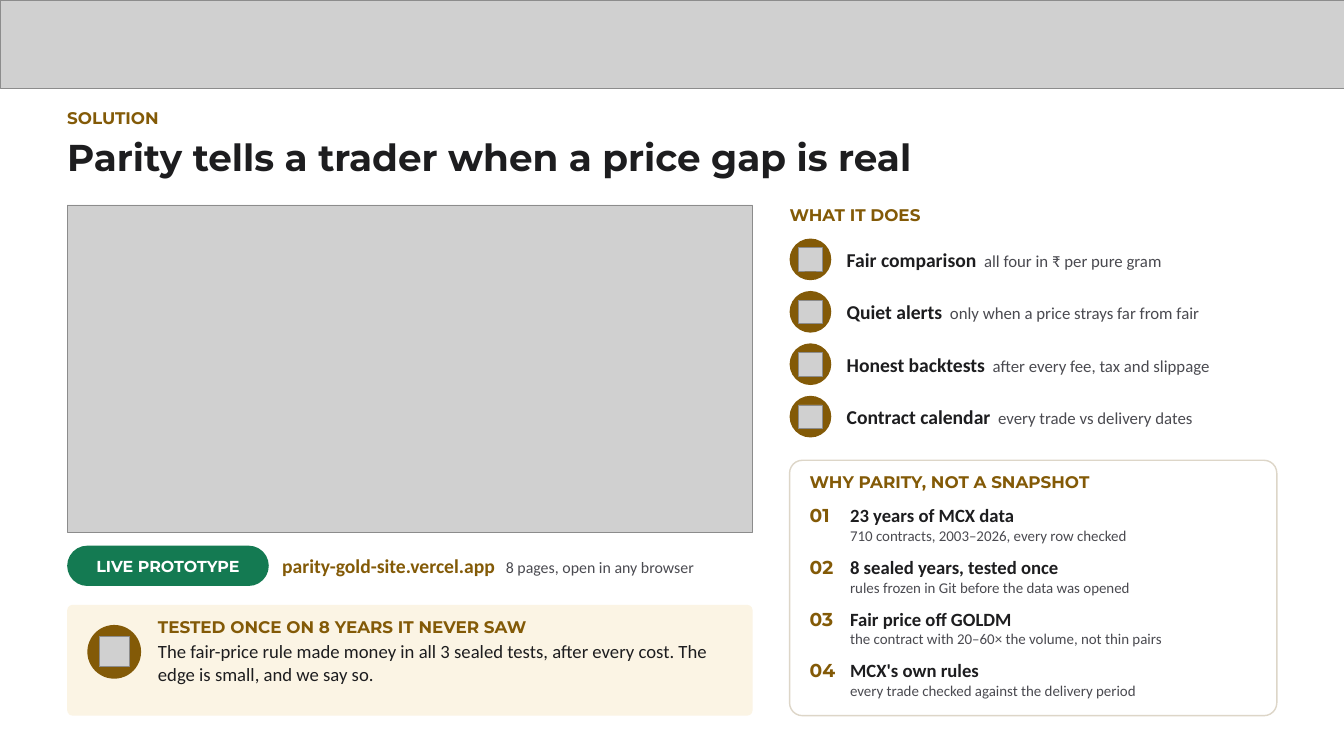
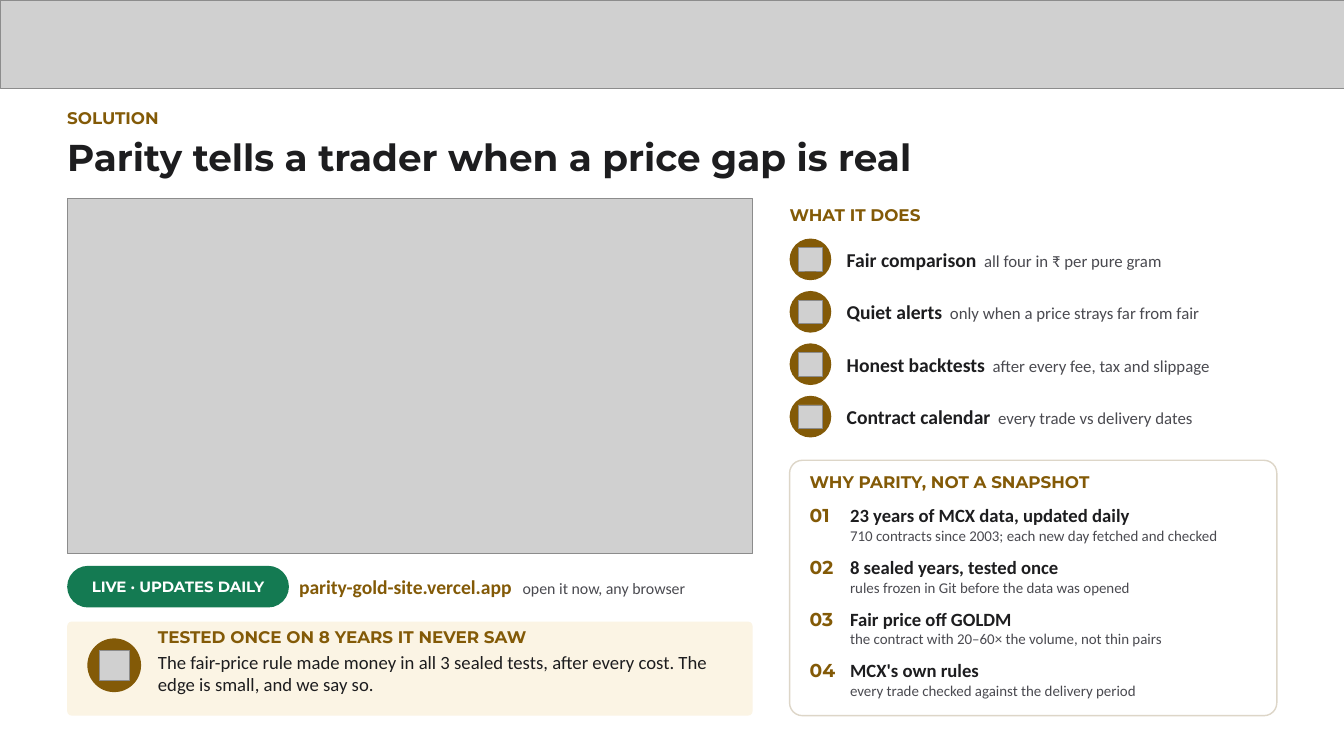
Before and after one commit to nikhilkumar-dev0310/HACKINHILLS-SYNTAXTERROR-TAN-, a slide deck: slide 3 of commodity/presentation/round1/Parity_SyntaxTerror_Round1.pptx. Drawn at 1344x756 pixels with LibreOffice and Linux fonts; fonts in the diff are those of the drawing; grey boxes stand for pictures. Boxes give left, top, right and bottom in pixels: in the first picture for what was removed or moved away, otherwise in the second. Text is boxed around its words. In the diff, an @@ line names an element or a change of style, - is before the commit and + after.

```diff
--- a/commodity/presentation/round1/Parity_SyntaxTerror_Round1.pptx
+++ b/commodity/presentation/round1/Parity_SyntaxTerror_Round1.pptx
@@ picture: place and size @@
-picture at (67, 205, 753, 532)
+picture at (67, 198, 753, 554)
@@ text at (850, 509, 1217, 544): text changed @@
-23 years of MCX data
-710 contracts, 2003–2026, every row checked
+23 years of MCX data, updated daily
+710 contracts since 2003; each new day fetched and checked
@@ rounded rectangle: place and size @@
-rounded rectangle at (67, 546, 269, 586)
+rounded rectangle at (67, 566, 289, 607)
@@ text at (92, 581, 264, 592): text changed; size 17 to 16 pt @@
-LIVE PROTOTYPE
+LIVE · UPDATES DAILY
@@ text at (299, 580, 685, 598): text changed @@
-parity-gold-site.vercel.app 8 pages, open in any browser
+parity-gold-site.vercel.app open it now, any browser
@@ rounded rectangle: place and size @@
-rounded rectangle at (67, 605, 753, 716)
+rounded rectangle at (67, 622, 753, 716)
@@ text "TESTED ONCE ON 8 YEARS ...": place and size @@
-text "TESTED ONCE ON 8 YEARS ..." at (158, 621, 706, 684)
+text "TESTED ONCE ON 8 YEARS ..." at (158, 631, 706, 694)
@@ ellipse: place and size @@
-ellipse at (87, 625, 141, 679)
+ellipse at (87, 638, 141, 692)
@@ picture: place and size @@
-picture at (99, 637, 130, 667)
+picture at (99, 650, 130, 681)
```
Also in this commit, not shown: 5 other slides changed, 5 other files.
